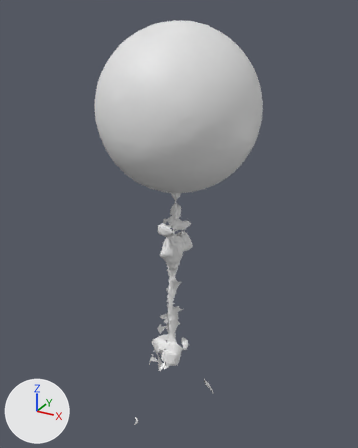
The OBJ model res/Metalsphere/Gridtest_2_2_0.000001.obj: old version first, new version second.
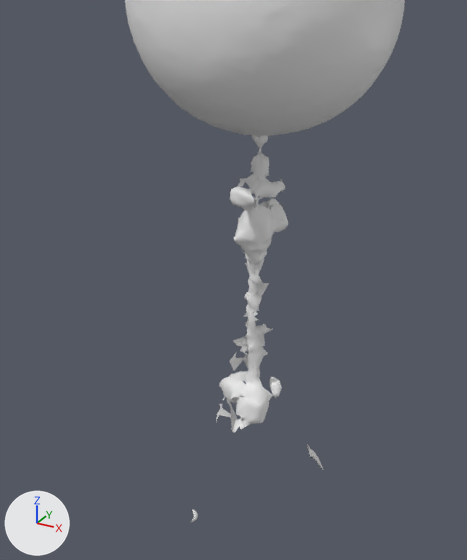
Each version is shown whole from a 50 mm camera at (813.0, -400.0, 943.0) aimed at (346.0, 450.0, 518.0), then close up on the part from 6% to 84% of the width and 25% to 100% of the height. Lighting does not change. The marker at lower left points along +X, +Y and +Z. Materials are left out; every surface is plain grey. Where no turn or scale is listed for an object, it has been applied to the vertices.

Before the edit, the objects in view are built like this:
```python
me_gridtest_2_2_0_000001 = bpy.data.meshes.new('Gridtest_2_2_0.000001')
me_gridtest_2_2_0_000001.from_pydata(...)  # 19309 vertices, 38215 faces; spans x 179.0..528.0, y 240.0..538.0, z -145.0..922.0
me_gridtest_2_2_0_000001.materials.append(mat_gridtest_2_2_0_000001)
ob_gridtest_2_2_0_000001 = bpy.data.objects.new('Gridtest_2_2_0.000001', me_gridtest_2_2_0_000001)
ob_gridtest_2_2_0_000001.location = (0.0, 0.0, 0.0)
```
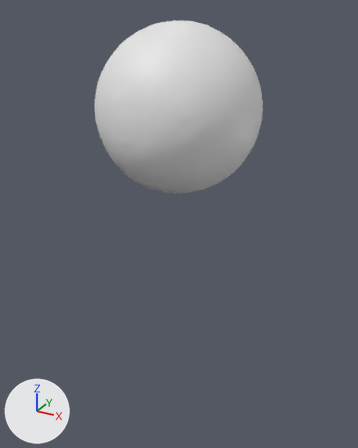
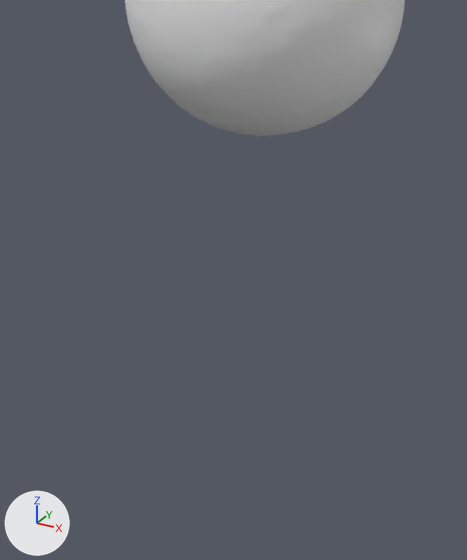
Pixel boxes [x1, y1, x2, y2] of what changed, in the close-ups (467 x 560 px):
'Gridtest_2_2_0.000001', reshaped
    before: [125, 0, 405, 523]
    after: [125, 0, 405, 136]
part 1 of me_gridtest_2_2_0_000001, deleted
    before: [307, 445, 323, 470]
part 2 of me_gridtest_2_2_0_000001, deleted
    before: [191, 509, 198, 523]
part 3 of me_gridtest_2_2_0_000001, deleted
    before: [216, 135, 288, 433]

Patch to the scene script:
```diff
--- a/res/Metalsphere/Gridtest_2_2_0.000001.obj.py
+++ b/res/Metalsphere/Gridtest_2_2_0.000001.obj.py
@@ me_gridtest_2_2_0_000001 @@
 # used by ob_gridtest_2_2_0_000001; location = (0.0, 0.0, 0.0)
-me_gridtest_2_2_0_000001.from_pydata(...)  # 19309 vertices, 38215 faces; spans x 179.0..528.0, y 240.0..538.0, z -145.0..922.0
+me_gridtest_2_2_0_000001.from_pydata(...)  # 17661 vertices, 35216 faces; spans x 229.0..528.0, y 240.0..538.0, z 618.0..922.0
+# me_gridtest_2_2_0_000001 part 1: the loose piece of 58 vertices spanning x 427.0..451.0, y 408.0..430.0, z 121.0..162.0 is deleted
+# me_gridtest_2_2_0_000001 part 2: the loose piece of 41 vertices spanning x 179.0..196.0, y 462.0..490.0, z -145.0..-134.0 is deleted
+# me_gridtest_2_2_0_000001 part 3: 1549 vertices removed from x 289.0..407.0, y 319.0..421.0, z 155.0..622.0
```
